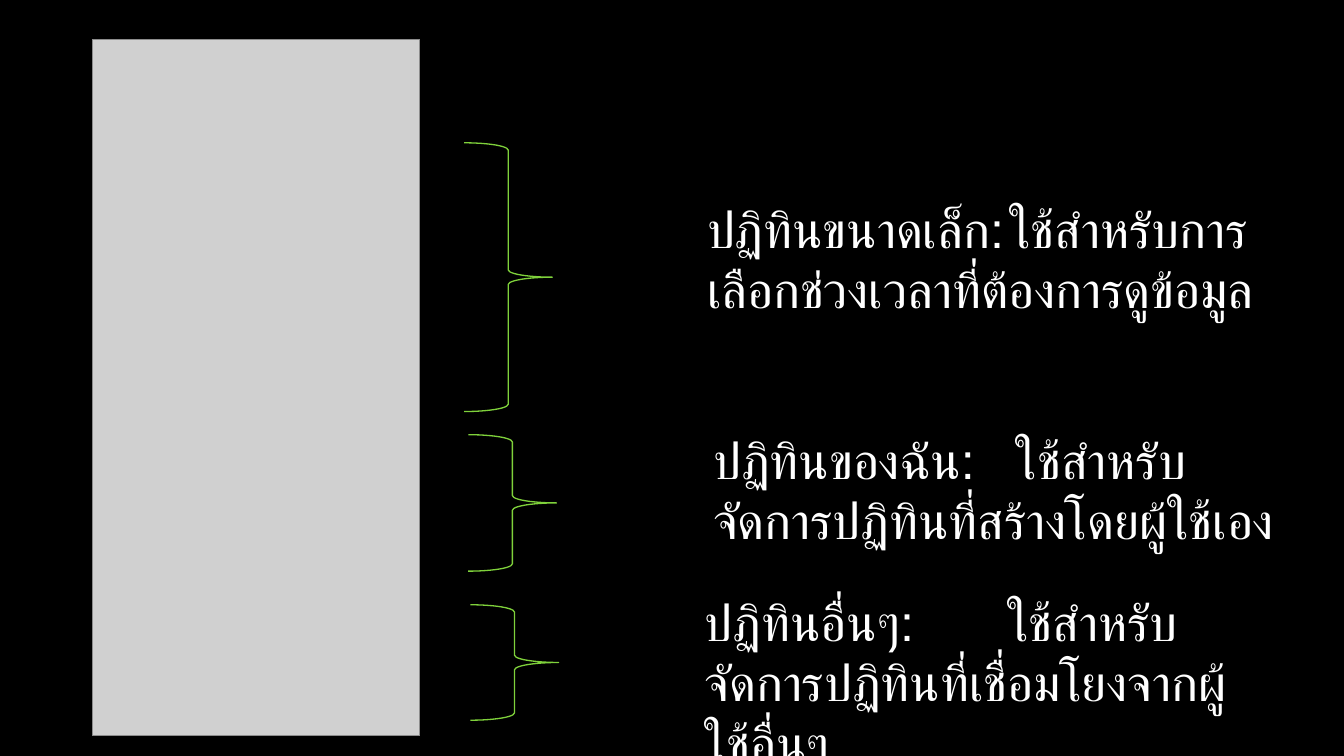
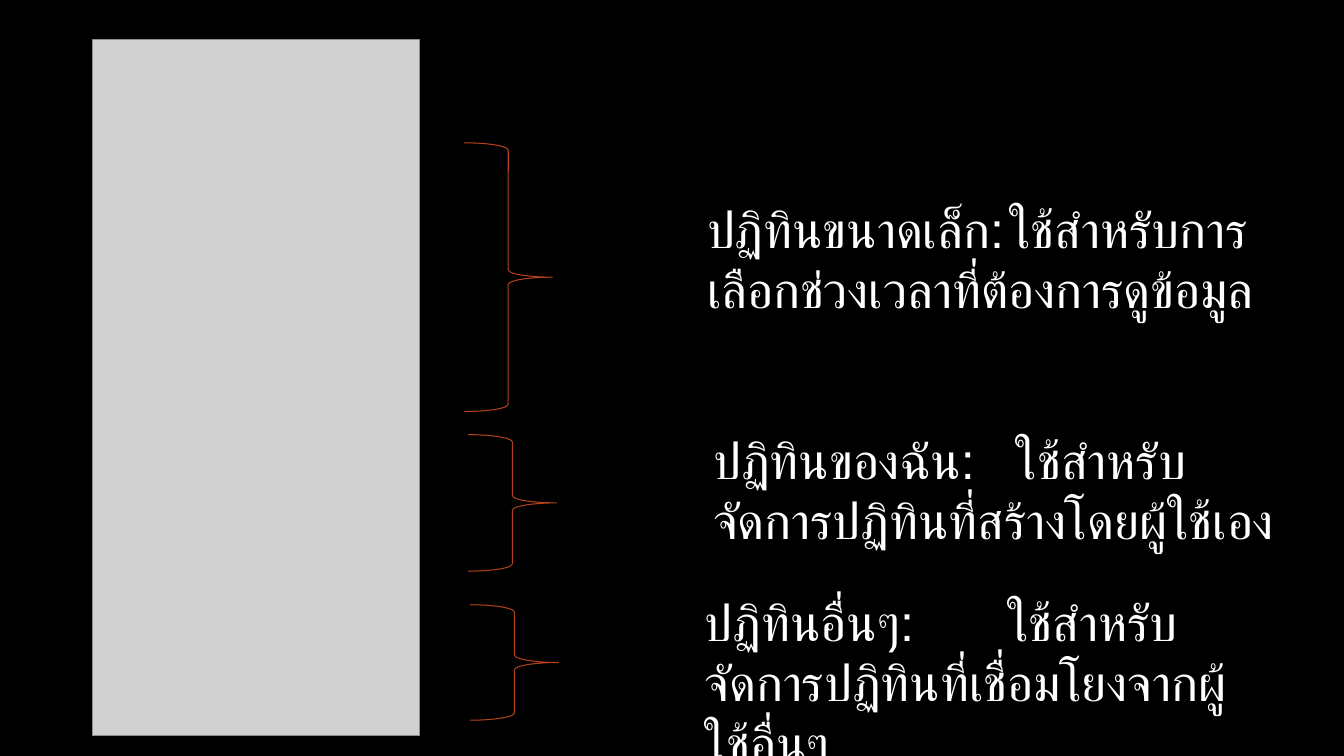
Before and after one commit to bratchasak/gcalendar, a slide deck: slide 9 of Google Calendar.pptx. Drawn at 1344x756 pixels with LibreOffice and Linux fonts; fonts in the diff are those of the drawing; grey boxes stand for pictures; background and template pictures are left out. Boxes give left, top, right and bottom in pixels: in the first picture for what was removed or moved away, otherwise in the second. Text is boxed around its words. In the diff, an @@ line names an element or a change of style, - is before the commit and + after.

```diff
--- a/Google Calendar.pptx
+++ b/Google Calendar.pptx
@@ outline #7FD13B 0.94 pt to #B4421A 0.75 pt in 3 elements at (x1=464, y1=143, x2=553, y2=412), (x1=469, y1=435, x2=558, y2=571), (x1=471, y1=605, x2=560, y2=721) @@
```
Also in this commit, not shown: 17 other slides changed, 1 slide added, 6 slides removed, 1 other file.
